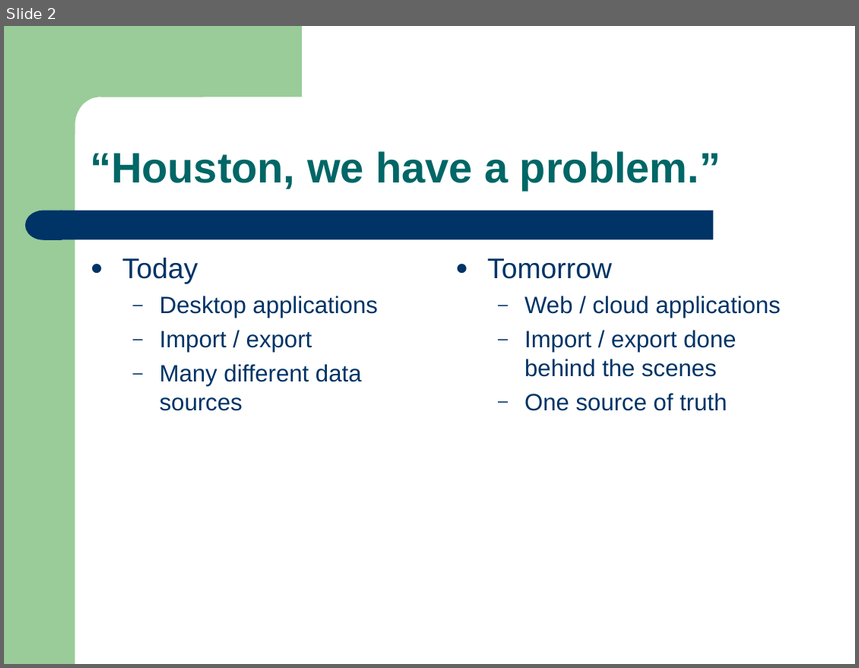
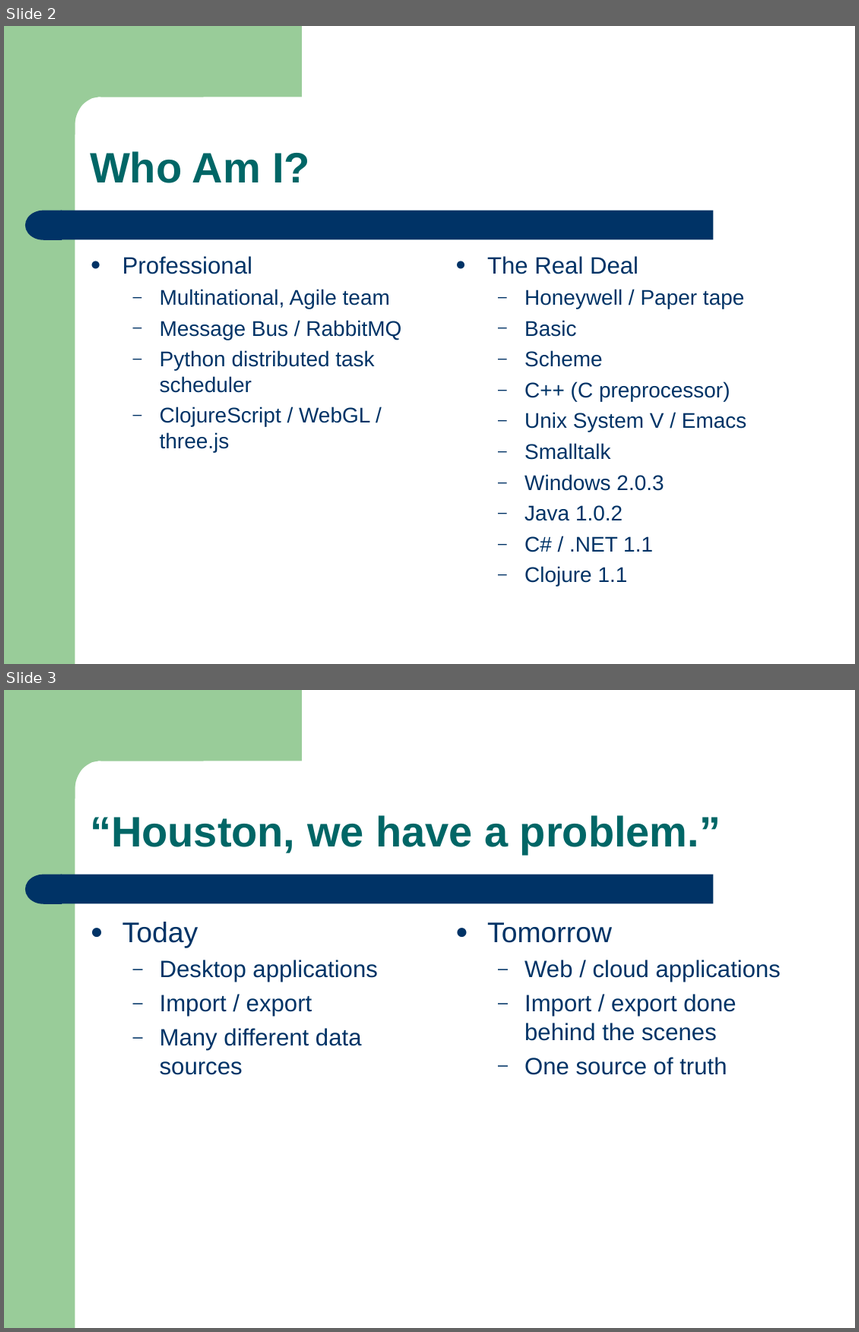
Before and after one commit to mrwizard82d1/yctiam, a slide deck: yctiam.ppt. Shown one above the other, each under a label of ours: slide 2 before the commit, slides 2 and 3 after it. The pictures are 859x668 and 859x1332 pixels, drawn with LibreOffice and Linux fonts; fonts in the diff are those of the drawing. Boxes give left, top, right and bottom in pixels: in the first picture for what was removed or moved away, otherwise in the second. Text is boxed around its words. In the diff, an @@ line names an element or a change of style, - is before the commit and + after.

```diff
--- a/yctiam.ppt
+++ b/yctiam.ppt
@@ slide 2 added at (x1=4, y1=26, x2=855, y2=664), background #FFFFFF; not listed: 4 template elements that a slide beside it also shows @@
@@ text added at (x1=90, y1=151, x2=310, y2=183), 36 pt, text #006666, bold @@
+Who Am I?
@@ text added at (x1=123, y1=256, x2=401, y2=452), 18 pt, text #003366 @@
+● Professional
+  – Multinational, Agile team
+  – Message Bus / RabbitMQ
+  – Python distributed task scheduler
+  – ClojureScript / WebGL / three.js
@@ text added at (x1=487, y1=256, x2=747, y2=587), 18 pt, text #003366 @@
+● The Real Deal
+  – Honeywell / Paper tape
+  – Basic
+  – Scheme
+  – C++ (C preprocessor)
+  – Unix System V / Emacs
+  – Smalltalk
+  – Windows 2.0.3
+  – Java 1.0.2
+  – C# / .NET 1.1
+  – Clojure 1.1
@@ what was slide 2 is now slide 3 @@
```
Also in this commit, not shown: 2 slides changed, 2 other slides added.
